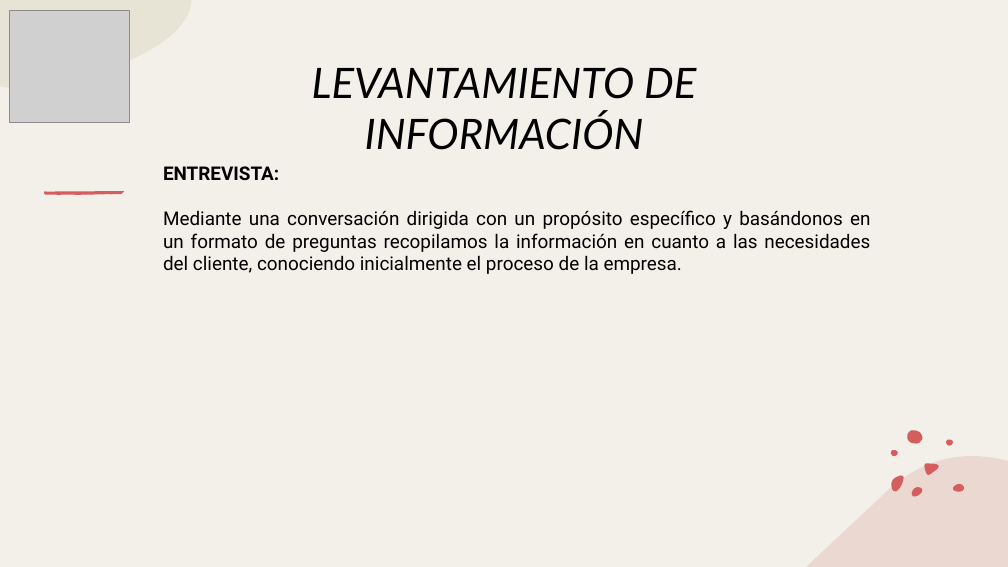
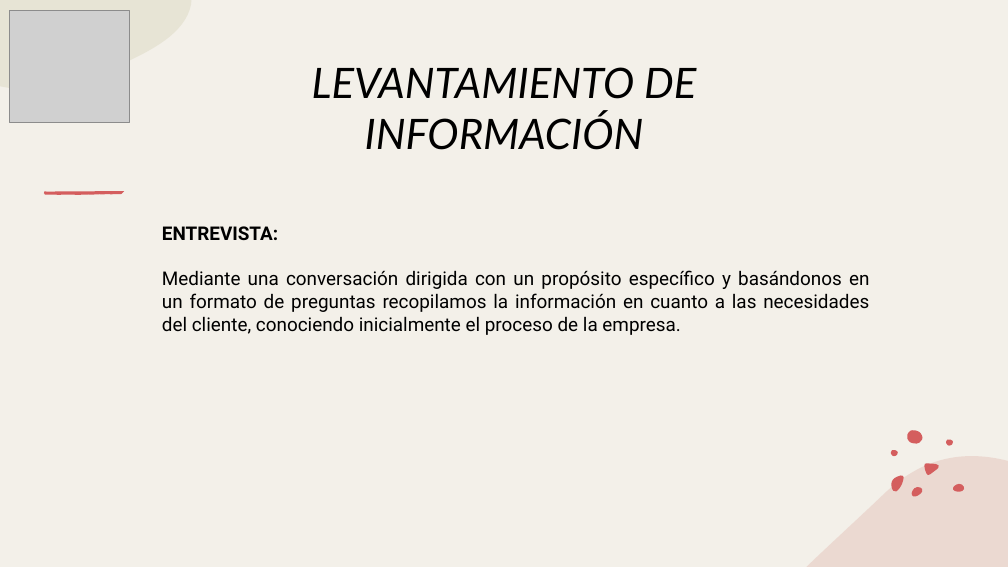
Before and after one commit to huertas-santiago/WebWuky, a slide deck: slide 11 of PRESENTACIONES/Presentacion de Proyecto_WUKY.pptx (slide 8 before the commit). Drawn at 1008x567 pixels with LibreOffice and Linux fonts; fonts in the diff are those of the drawing; grey boxes stand for pictures. Boxes give left, top, right and bottom in pixels: in the first picture for what was removed or moved away, otherwise in the second. Text is boxed around its words. In the diff, an @@ line names an element or a change of style, - is before the commit and + after.

```diff
--- a/PRESENTACIONES/Presentacion de Proyecto_WUKY.pptx
+++ b/PRESENTACIONES/Presentacion de Proyecto_WUKY.pptx
@@ text "ENTREVISTA:": place and size @@
-text "ENTREVISTA:" at (163, 166, 870, 274)
+text "ENTREVISTA:" at (162, 226, 869, 335)
```
Also in this commit, not shown: 1 other slide changed.
